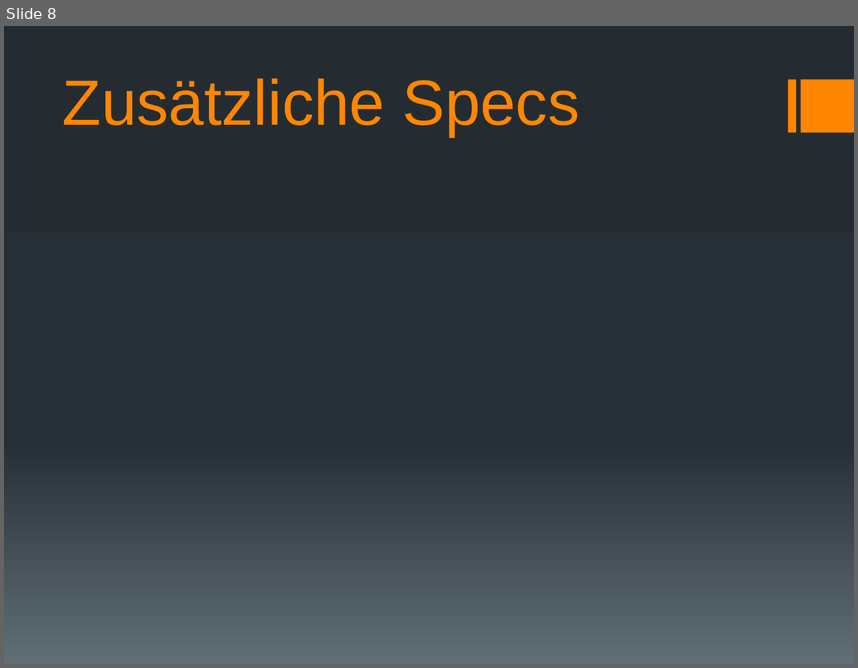
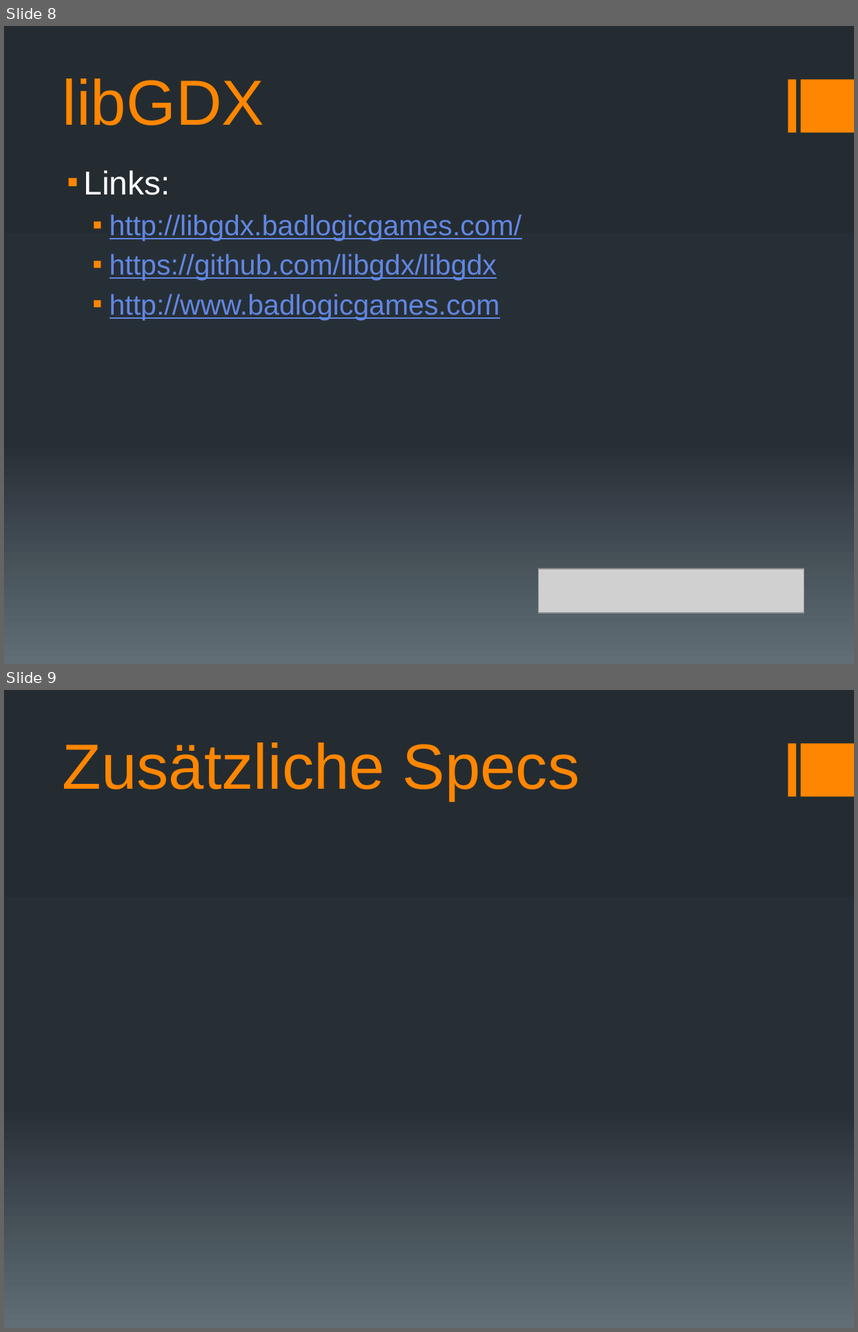
Before and after one commit to docker-apps/Docker, a slide deck: Documents/Analyse/Analyse_Präsentation_v1.pptx. Shown one above the other, each under a label of ours: slide 8 before the commit, slides 8 and 9 after it. The pictures are 858x668 and 858x1332 pixels, drawn with LibreOffice and Linux fonts; fonts in the diff are those of the drawing; grey boxes stand for pictures. Boxes give left, top, right and bottom in pixels: in the first picture for what was removed or moved away, otherwise in the second. Text is boxed around its words. In the diff, an @@ line names an element or a change of style, - is before the commit and + after.

```diff
--- a/Documents/Analyse/Analyse_Präsentation_v1.pptx
+++ b/Documents/Analyse/Analyse_Präsentation_v1.pptx
@@ slide 8 added at bbox=[4, 26, 854, 664], background gradient #242C33 to #273037 to #636D76; not listed: 2 template elements that a slide beside it also shows @@
@@ title added at bbox=[63, 78, 264, 125], 54 pt, text #FF8600 @@
+libGDX
@@ text added at bbox=[84, 170, 522, 320], 24 pt, text #6187E3, underline @@
+▪ Links:
+  ▪ http://libgdx.badlogicgames.com/
+  ▪ https://github.com/libgdx/libgdx
+  ▪ http://www.badlogicgames.com
@@ picture added at bbox=[539, 568, 804, 612] @@
@@ what was slide 8 is now slide 9 @@
```
Also in this commit, not shown: 2 slides changed.
